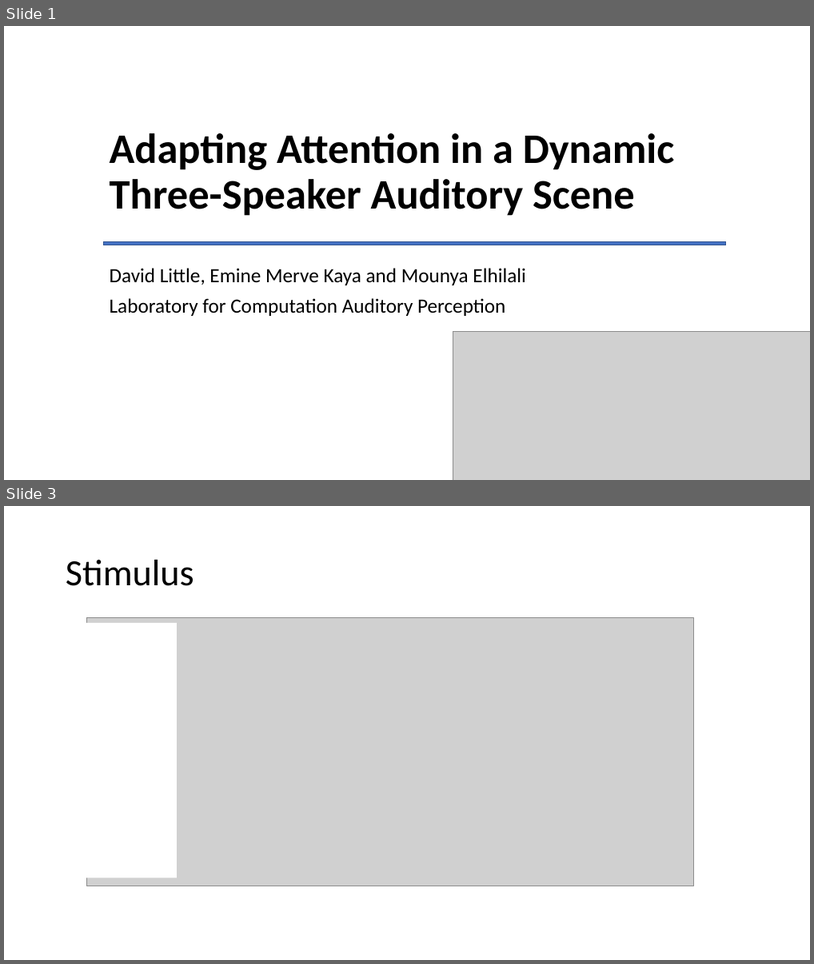
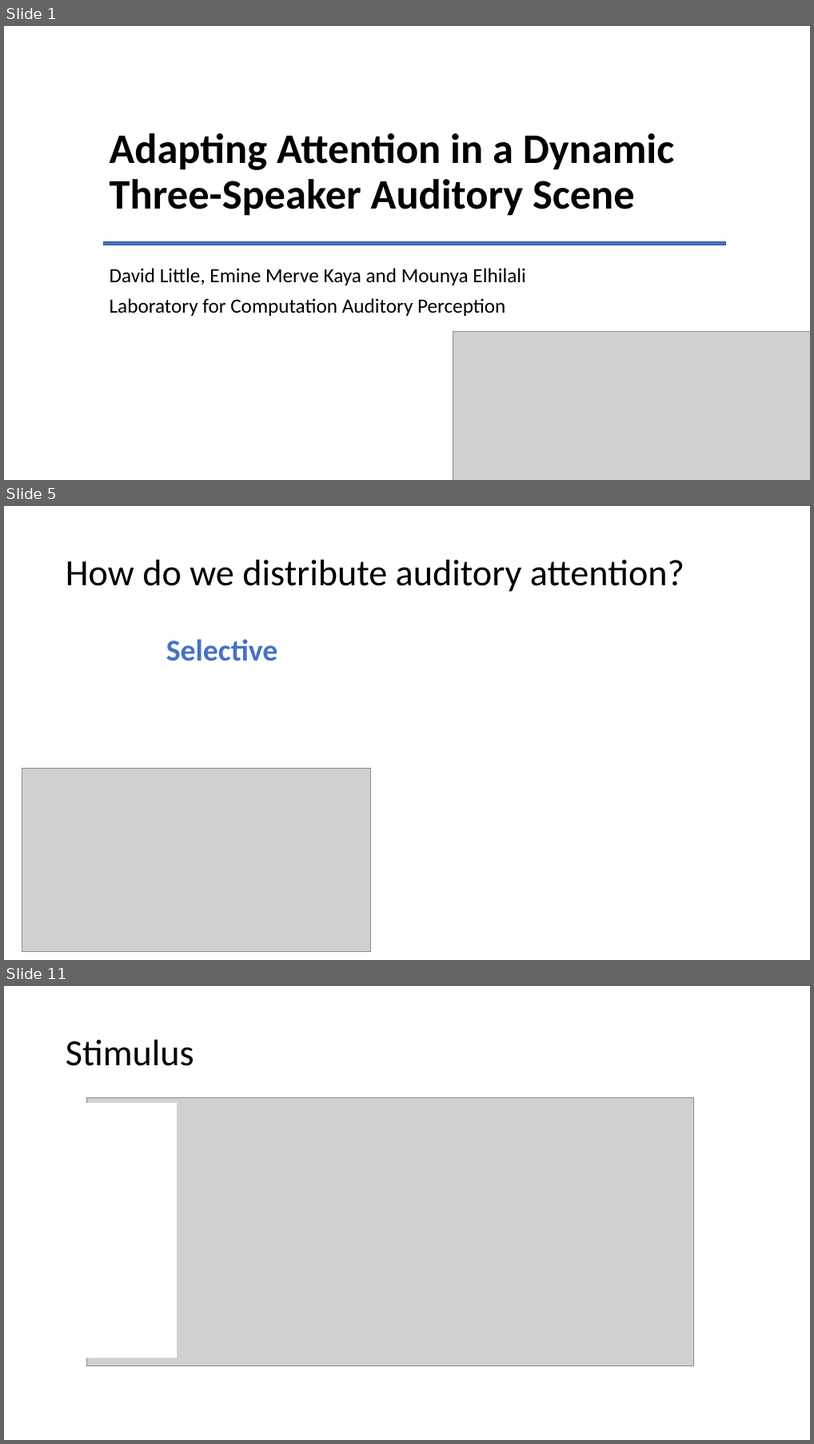
Before and after one commit to haberdashPI/german_track, a slide deck: presentations/ARO_2021/adapting_auditory_attention.pptx. Shown one above the other, each under a label of ours: slides 1 and 3 before the commit, slides 1, 5 and 11 after it; the slides between them are not shown. The pictures are 814x964 and 814x1444 pixels, drawn with LibreOffice and Linux fonts; fonts in the diff are those of the drawing; grey boxes stand for pictures. Boxes give left, top, right and bottom in pixels: in the first picture for what was removed or moved away, otherwise in the second. Text is boxed around its words. In the diff, an @@ line names an element or a change of style, - is before the commit and + after.

```diff
--- a/presentations/ARO_2021/adapting_auditory_attention.pptx
+++ b/presentations/ARO_2021/adapting_auditory_attention.pptx
@@ slide 5 added at (4, 506, 810, 960), background #FFFFFF @@
@@ title added at (66, 560, 685, 592), 44 pt, text #000000 @@
+How do we distribute auditory attention?
@@ text added at (166, 639, 278, 661), 36 pt, text #4472C4, bold @@
+Selective
@@ picture added at (22, 768, 370, 952) @@
@@ what was slide 3 is now slide 11 @@
```
Also in this commit, not shown: 5 slides changed, 26 other slides added, 22 slides removed.
